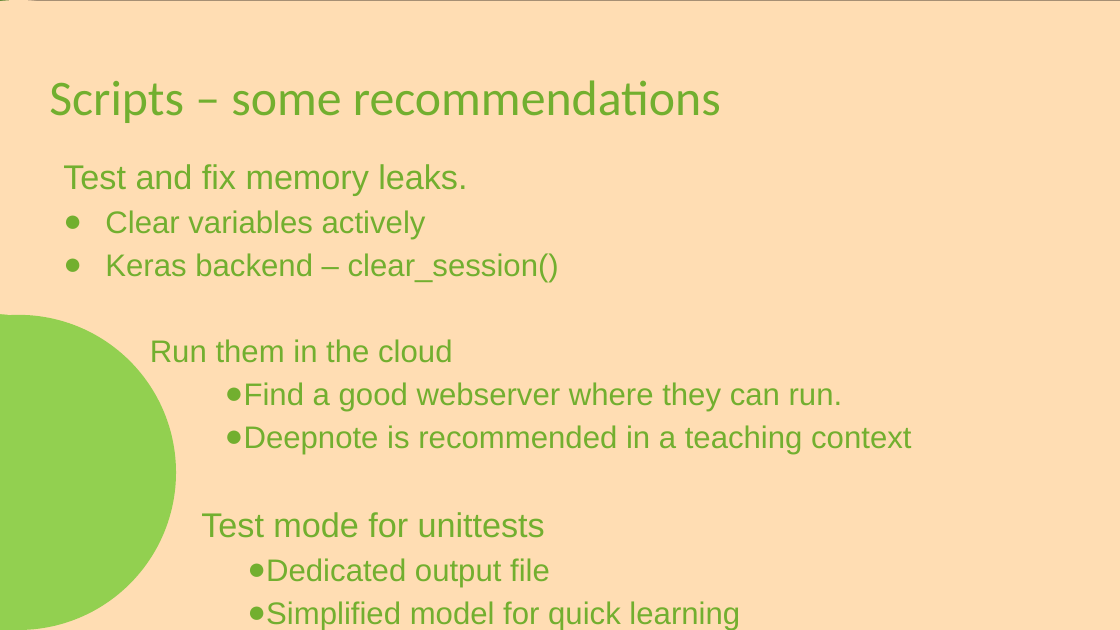
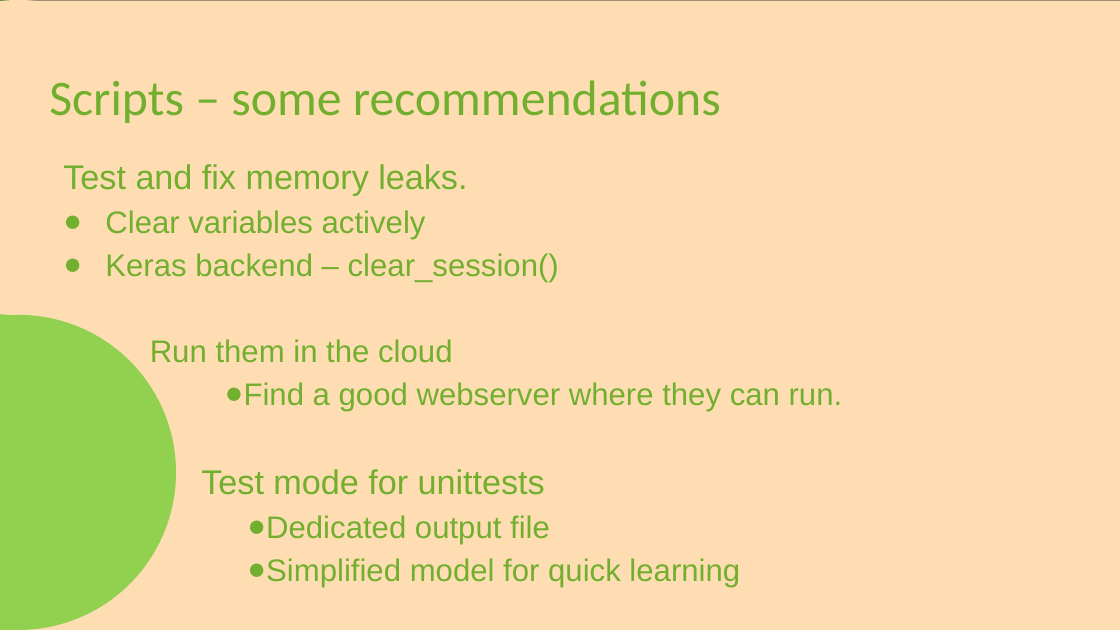
Before and after one commit to frank-trollmann/machine-learning_example-project, a slide deck: slide 18 of documentation/Session 2.pptx. Drawn at 1120x630 pixels with LibreOffice and Linux fonts; fonts in the diff are those of the drawing. Boxes give left, top, right and bottom in pixels: in the first picture for what was removed or moved away, otherwise in the second. Text is boxed around its words. In the diff, an @@ line names an element or a change of style, - is before the commit and + after.

```diff
--- a/documentation/Session 2.pptx
+++ b/documentation/Session 2.pptx
@@ text at <box>225,425,911,454</box>: paragraph removed @@
-    ● Deepnote is recommended in a teaching context
```
Also in this commit, not shown: 2 other slides changed, 2 other files.
